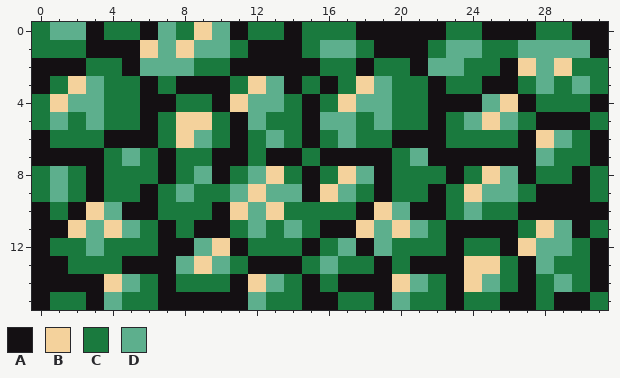
One commit to this pixel-art sprite: GoedWare Jam 14 Project/res/world/Bush-12.png. The first picture shows the starting point.
The file is 32x16 pixels.
Palette (. is transparent): A #141013  B #f4d29c  C #1a7a3e  D #5daf8d
And afterwards:
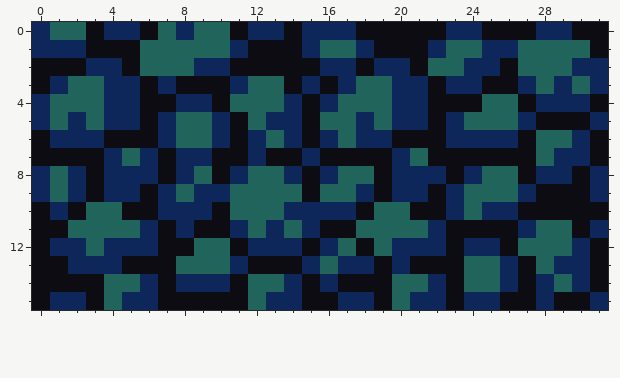
Change:
@@ palette @@
-A #141013
+A #0d0c12
-C #1a7a3e
+C #0d275b
-D #5daf8d
+D #20645b
@@ x 0..31 @@
- 0 CDDACCADCBDACCACCCAAAAACCAAACCAA
- 1 CCCAAABDBDDCAAACDDCAAACDDCCDDDDA
- 2 AAACCADDDCCAAAAACCACCADDCCABDBCC
- 3 ACBDCCACAAACBDACACBDCCACCAACDCDC
- 4 CBDDCCAACCABDDCACBDDCCAAADBACCCA
- 5 CDCDCCACBBCADCCADDCDCCACDBDCAAAC
- 6 ACCCAAACBDCACDCACDCCAAACCCCABDCA
+ 0 CDDACCADCDDACCACCCAAAAACCAAACCAA
+ 1 CCCAAADDDDDCAAACDDCAAACDDCCDDDDA
+ 2 AAACCADDDCCAAAAACCACCADDCCADDDCC
+ 3 ACDDCCACAAACDDACACDDCCACCAACDCDC
+ 4 CDDDCCAACCADDDCACDDDCCAAADDACCCA
+ 5 CDCDCCACDDCADCCADDCDCCACDDDCAAAC
+ 6 ACCCAAACDDCACDCACDCCAAACCCCADDCA
  7 AAAACDCACCAACAACAAAACDAAAAAADCCA
- 8 CDCACCCACDACDBCACBDACCCACBDACCAC
- 9 CDCACCACDCCDBDDABDCACCACBDDCAAAC
-10 ACABDAACCCABDBCCCCABDAACDCCAAAAA
-11 AABDBDCACAACDCDCAABDBDCAAAACBDAC
-12 ACCDCCCAADBACCCACDADCCCACCABDDCA
-13 AACCCAAADBDCAAACDCCACAAABBCADCCA
-14 AAAABDCACCCABDCACAAABDCABDCACDCA
+ 8 CDCACCCACDACDDCACDDACCCACDDACCAC
+ 9 CDCACCACDCCDDDDADDCACCACDDDCAAAC
+10 ACADDAACCCADDDCCCCADDAACDCCAAAAA
+11 AADDDDCACAACDCDCAADDDDCAAAACDDAC
+12 ACCDCCCAADDACCCACDADCCCACCADDDCA
+13 AACCCAAADDDCAAACDCCACAAADDCADCCA
+14 AAAADDCACCCADDCACAAADDCADDCACDCA
 15 ACCADCCAAAAADCCAACCADCCACCAACAAC
